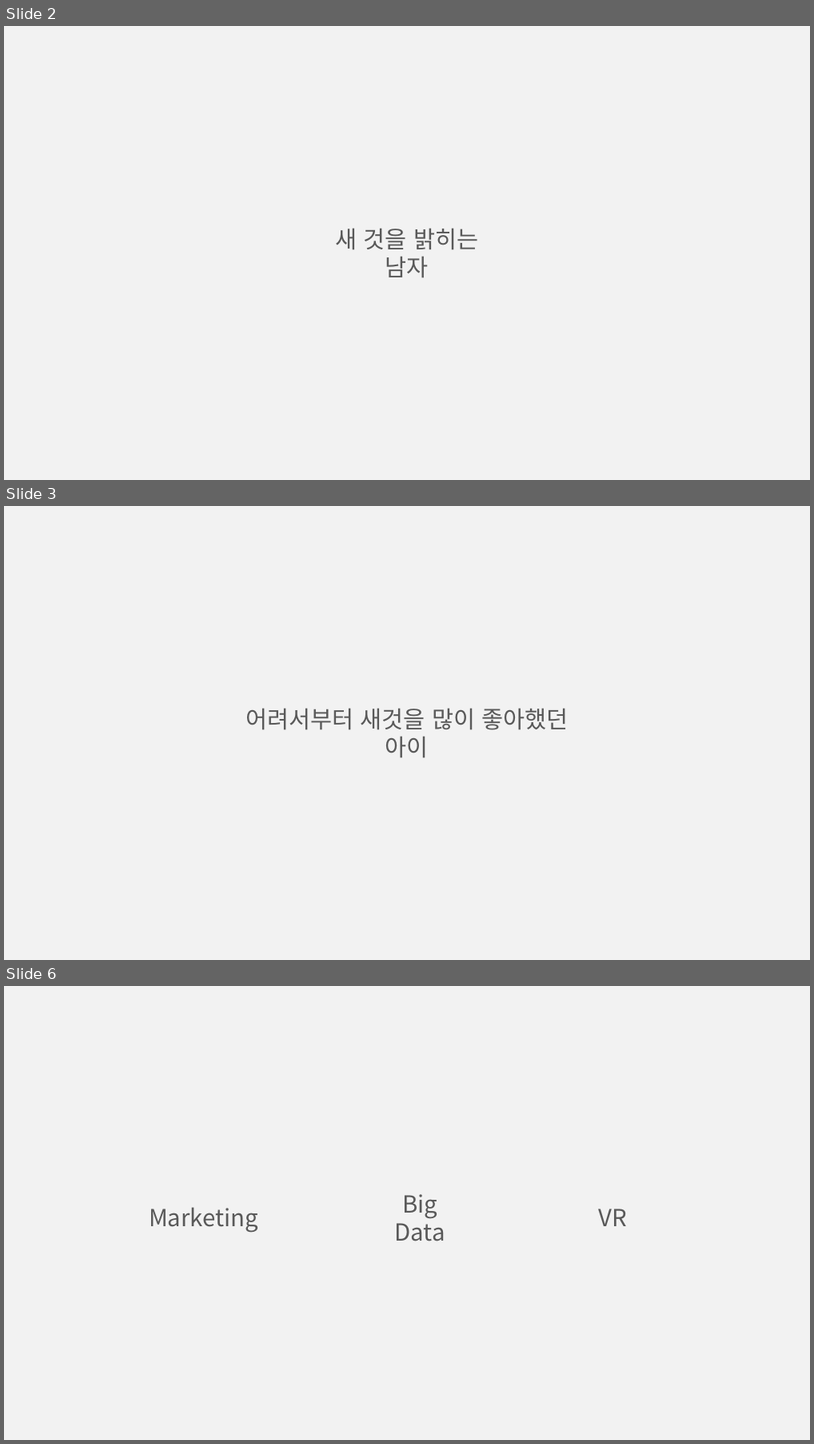
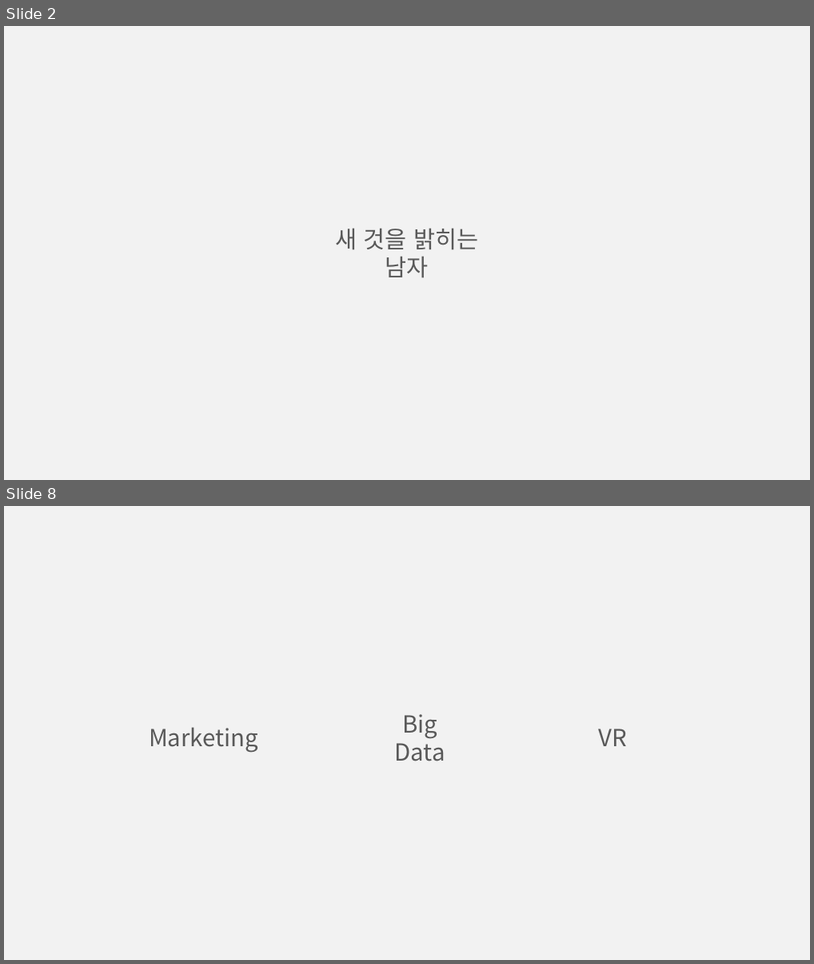
Before and after one commit to BAChan31/Job, a slide deck: 자소서/마이다스아이티/백승찬_PT자료.pptx. Shown one above the other, each under a label of ours: slides 2, 3 and 6 before the commit, slides 2 and 8 after it; the slides between them are not shown. The pictures are 814x1444 and 814x964 pixels, drawn with LibreOffice and Linux fonts; fonts in the diff are those of the drawing. Boxes give left, top, right and bottom in pixels: in the first picture for what was removed or moved away, otherwise in the second. Text is boxed around its words. In the diff, an @@ line names an element or a change of style, - is before the commit and + after.

```diff
--- a/자소서/마이다스아이티/백승찬_PT자료.pptx
+++ b/자소서/마이다스아이티/백승찬_PT자료.pptx
@@ slide 3 removed at (4,506,810,960), background #F2F2F2 @@
@@ text removed at (246,708,568,758) @@
-어려서부터 새것을 많이 좋아했던 아이
@@ what was slide 6 is now slide 8 @@
```
Also in this commit, not shown: 6 slides added, 3 other slides removed.
